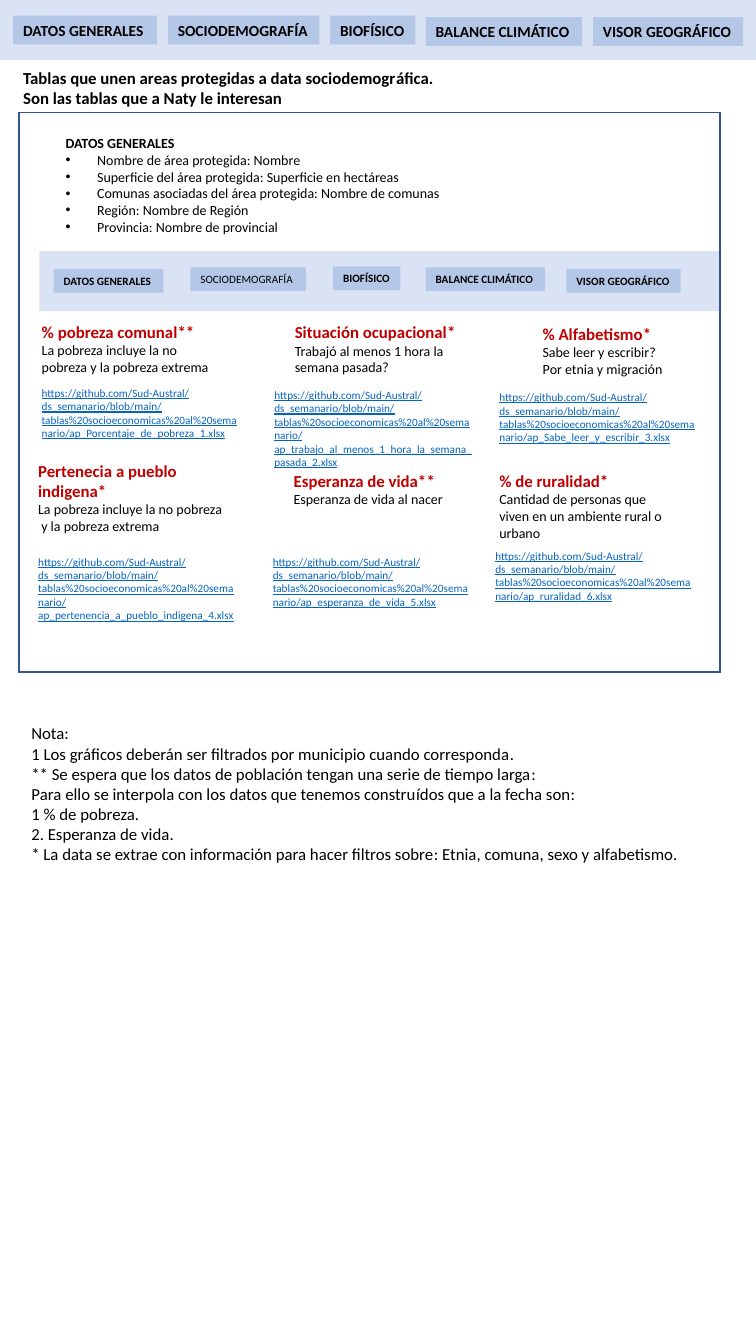
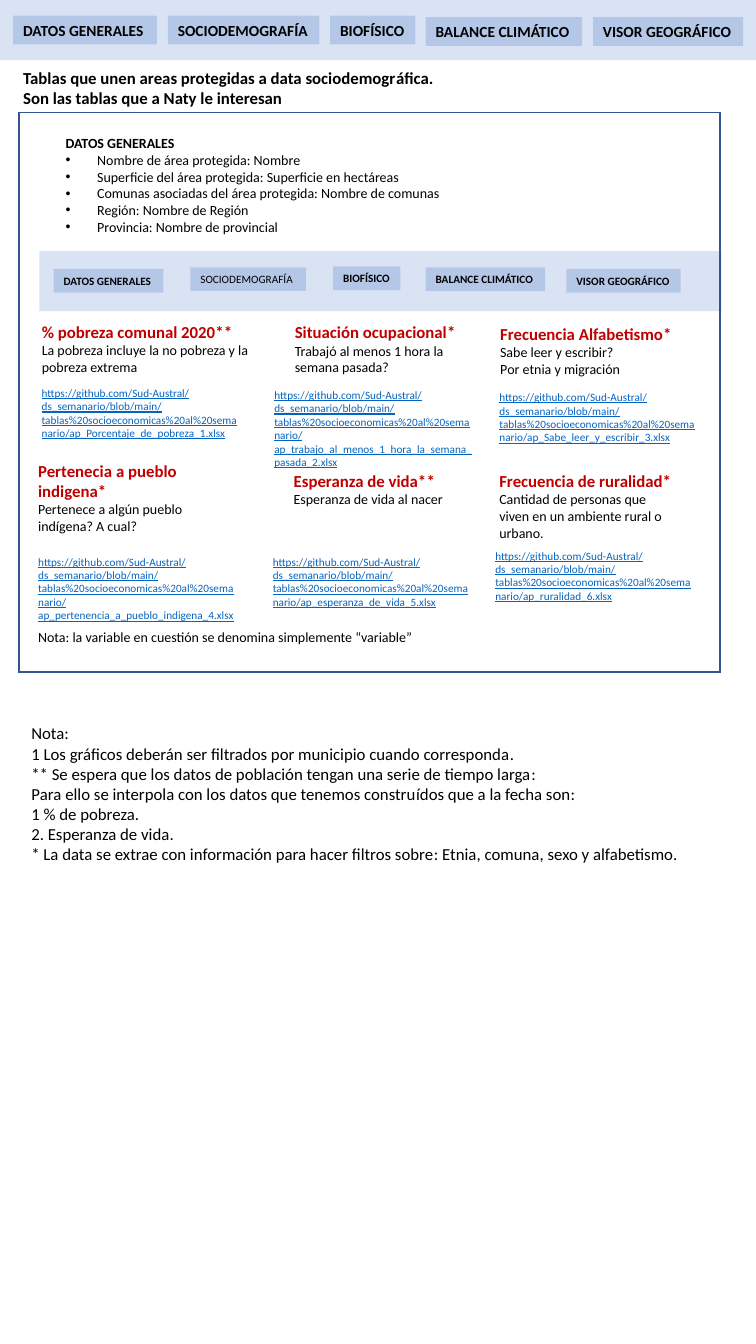
Before and after one commit to Sud-Austral/ds_semanario, a slide deck: slide 1 of Diseño_Semanario_Web 2.0.pptx. Drawn at 756x1344 pixels with LibreOffice and Linux fonts; fonts in the diff are those of the drawing. Boxes give left, top, right and bottom in pixels: in the first picture for what was removed or moved away, otherwise in the second. Text is boxed around its words. In the diff, an @@ line names an element or a change of style, - is before the commit and + after.

```diff
--- a/Diseño_Semanario_Web 2.0.pptx
+++ b/Diseño_Semanario_Web 2.0.pptx
@@ text at (58, 326, 232, 341): text changed @@
-% pobreza comunal**
+% pobreza comunal 2020**
@@ text "Frecuencia Alfabetismo*": place and size @@
-text "Frecuencia Alfabetismo*" at (543, 328, 662, 377)
+text "Frecuencia Alfabetismo*" at (500, 328, 672, 377)
@@ text at (500, 328, 672, 340): text changed @@
-% Alfabetismo*
+Frecuencia Alfabetismo*
@@ text at (499, 475, 671, 487): text changed @@
-% de ruralidad*
+Frecuencia de ruralidad*
@@ text at (38, 504, 183, 534): text changed @@
-La pobreza incluye la no pobreza
-y la pobreza extrema
+Pertenece a algún pueblo indígena? A cual?
@@ text at (499, 511, 661, 538): text changed @@
-viven en un ambiente rural o urbano
+viven en un ambiente rural o urbano.
@@ text added at (38, 632, 412, 645), 10 pt, text #000000 @@
+Nota: la variable en cuestión se denomina simplemente “variable”
```
Also in this commit, not shown: 4 other files.
